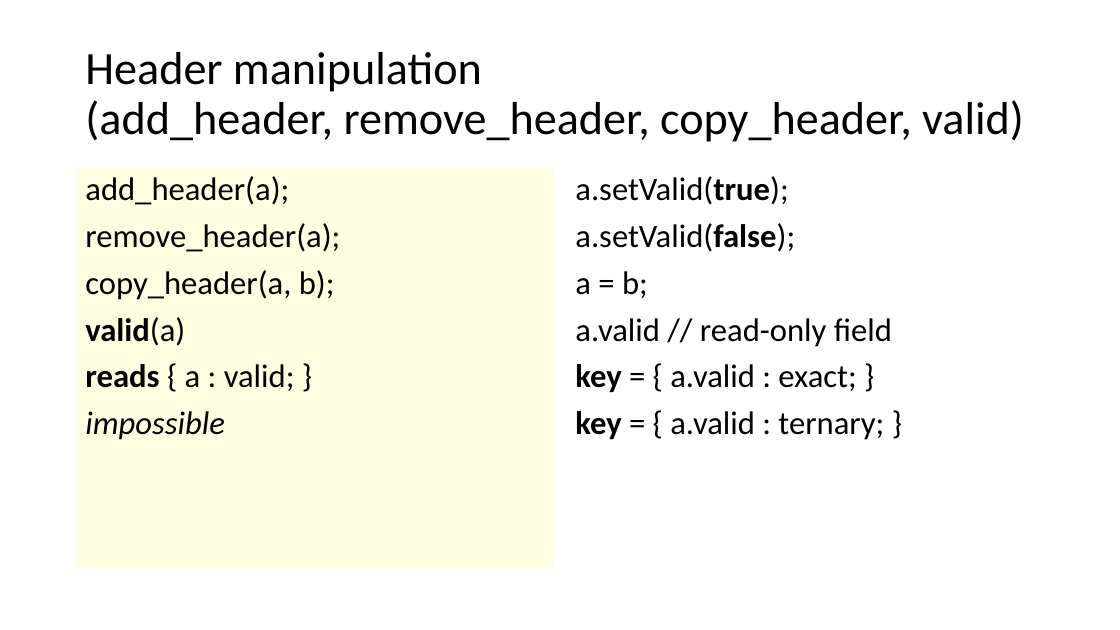
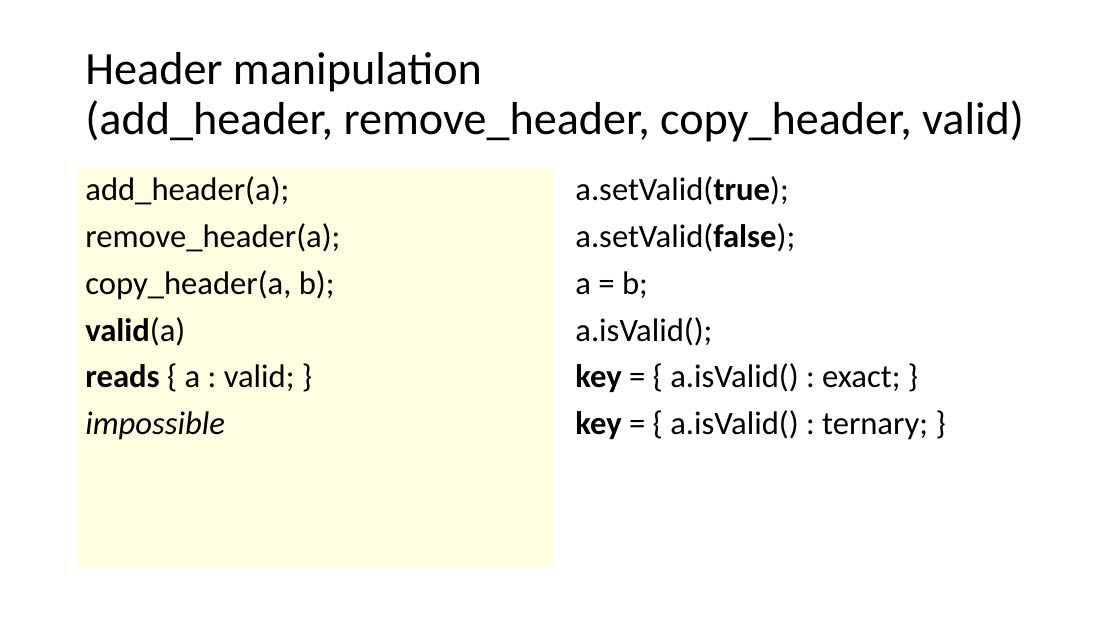
Before and after one commit to p4lang/p4c, a slide deck: slide 13 of docs/migration-guide.pptx. Drawn at 1120x630 pixels with LibreOffice and Linux fonts; fonts in the diff are those of the drawing. Boxes give left, top, right and bottom in pixels: in the first picture for what was removed or moved away, otherwise in the second. Text is boxed around its words. In the diff, an @@ line names an element or a change of style, - is before the commit and + after.

```diff
--- a/docs/migration-guide.pptx
+++ b/docs/migration-guide.pptx
@@ text at (575, 317, 928, 440): text changed @@
-a.valid // read-only field
-key = { a.valid : exact; }
-key = { a.valid : ternary; }
+a.isValid();
+key = { a.isValid() : exact; }
+key = { a.isValid() : ternary; }
```
Also in this commit, not shown: 1 other slide changed, 2 other files.
